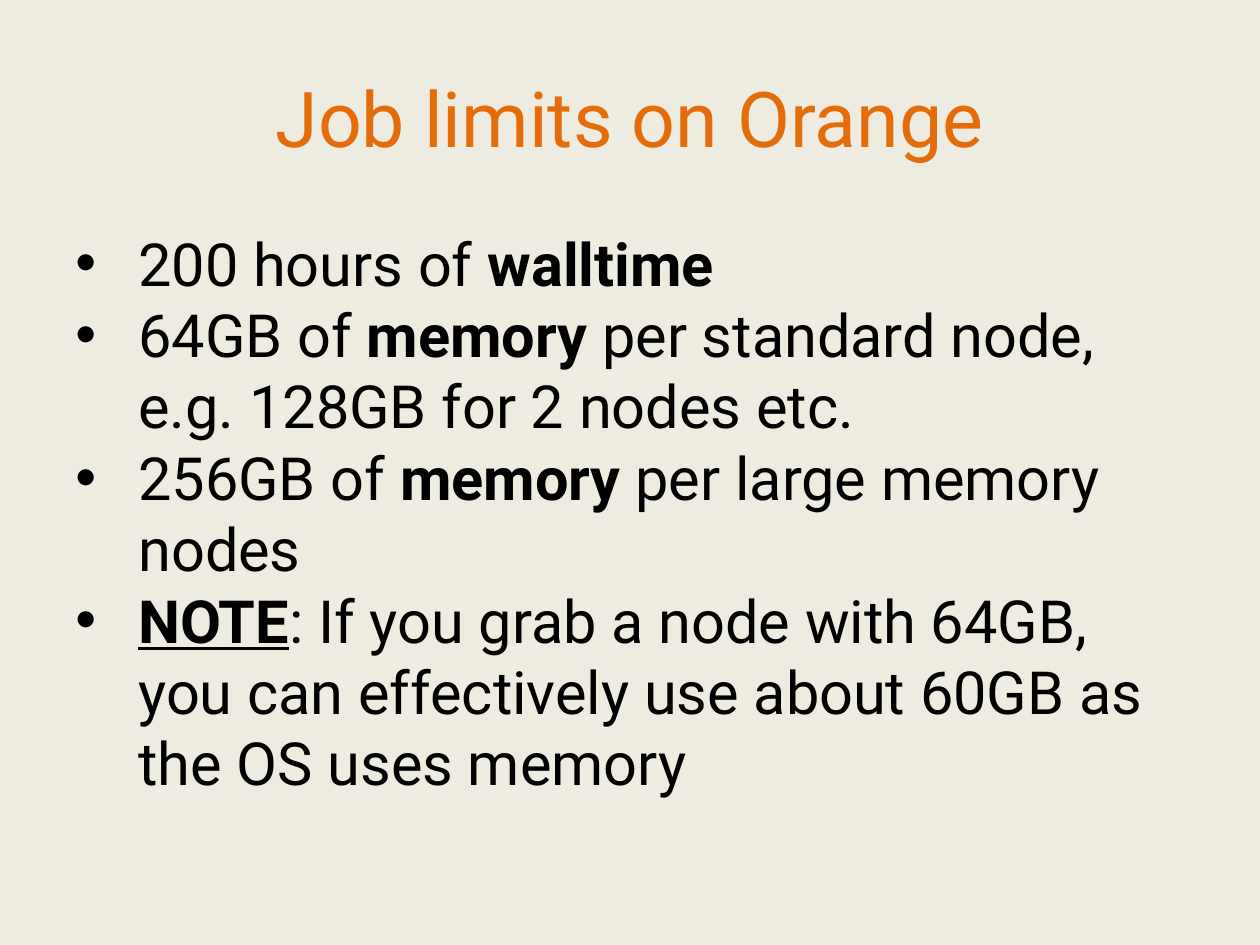
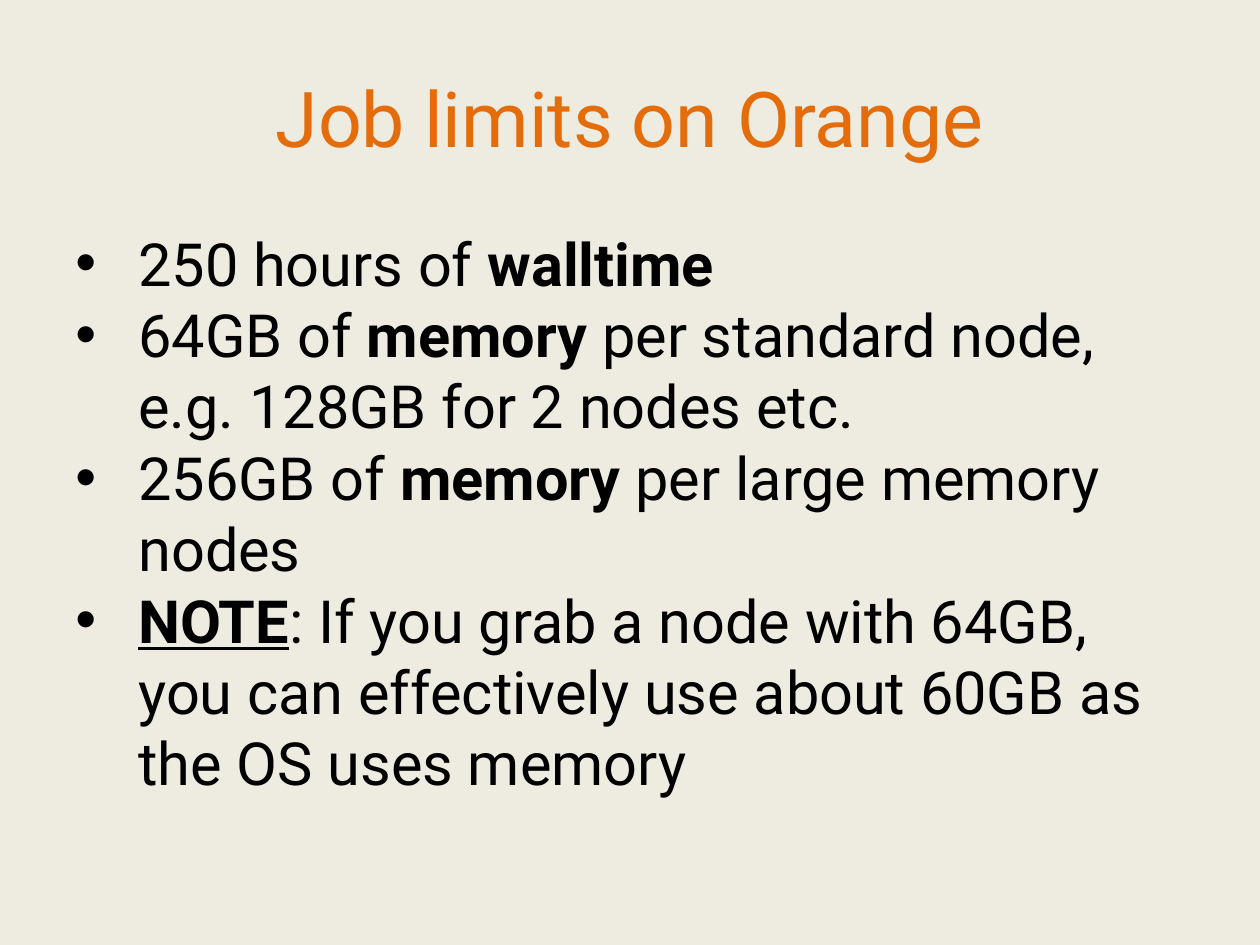
Before and after one commit to IntersectAustralia/TrainingMaterials, a slide deck: slide 30 of IntroToUnixHPC/03 HPC - Slides.pptx (slide 29 before the commit). Drawn at 1260x945 pixels with LibreOffice and Linux fonts; fonts in the diff are those of the drawing. Boxes give left, top, right and bottom in pixels: in the first picture for what was removed or moved away, otherwise in the second. Text is boxed around its words. In the diff, an @@ line names an element or a change of style, - is before the commit and + after.

```diff
--- a/IntroToUnixHPC/03 HPC - Slides.pptx
+++ b/IntroToUnixHPC/03 HPC - Slides.pptx
@@ text at [138, 240, 714, 287]: text changed @@
-• 200 hours of walltime
+• 250 hours of walltime
```
Also in this commit, not shown: 10 other slides changed, 1 slide added, 1 slide removed, 1 other file.
